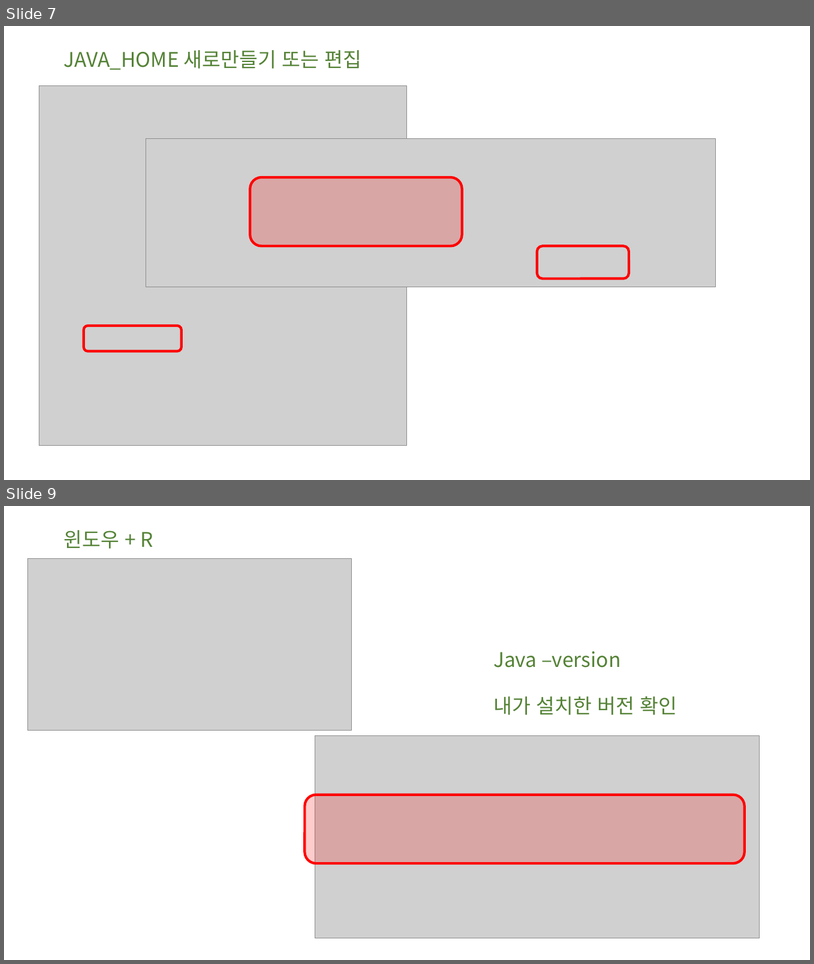
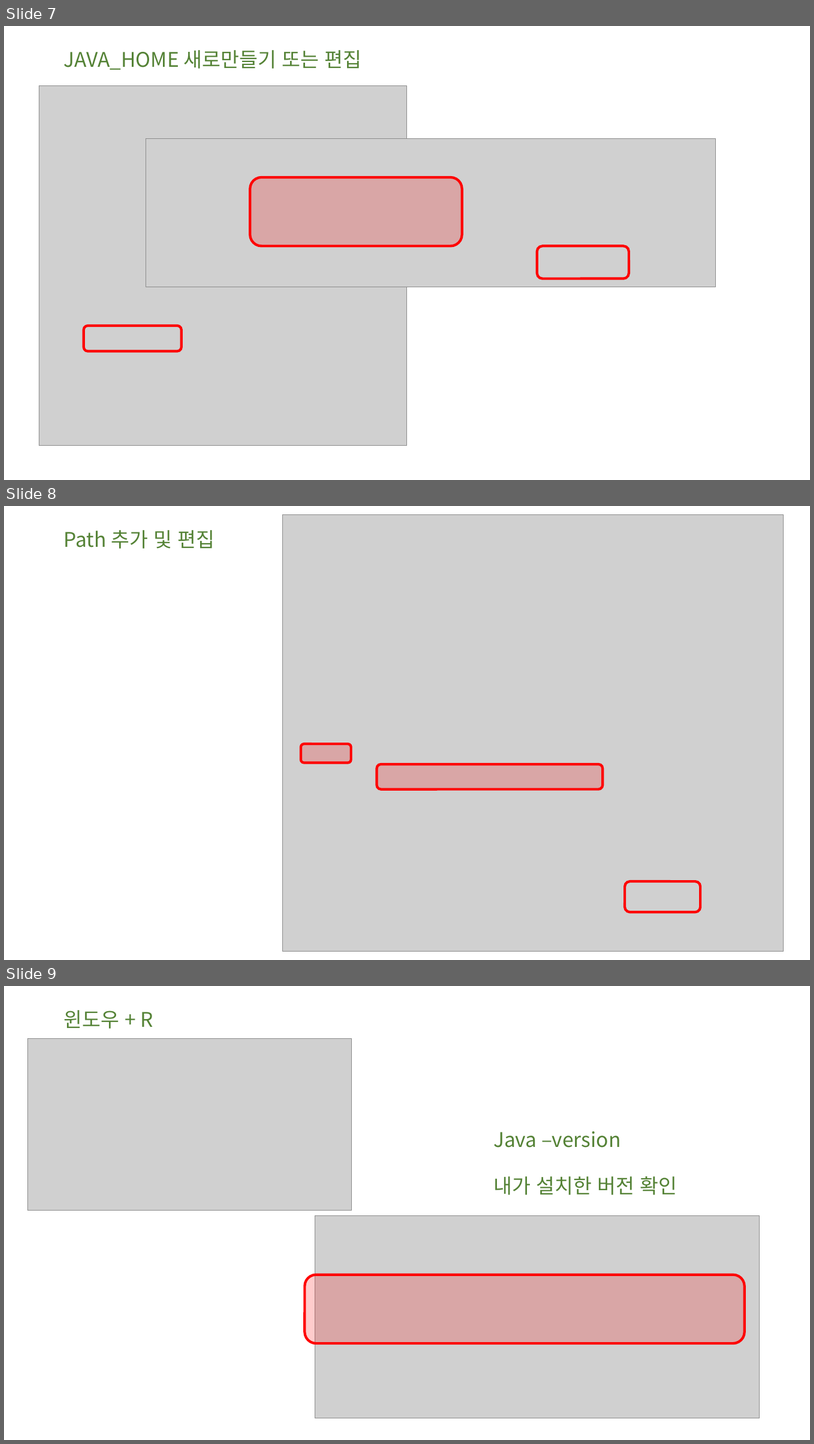
Before and after one commit to skc4365/lectureJspServlet, a slide deck: 이클립스_웹개발 설치순서.pptx. Shown one above the other, each under a label of ours: slides 7 and 9 before the commit, slides 7, 8 and 9 after it; the slides between them are not shown. The pictures are 814x964 and 814x1444 pixels, drawn with LibreOffice and Linux fonts; fonts in the diff are those of the drawing; grey boxes stand for pictures. Boxes give left, top, right and bottom in pixels: in the first picture for what was removed or moved away, otherwise in the second. Text is boxed around its words. In the diff, an @@ line names an element or a change of style, - is before the commit and + after.

```diff
--- a/이클립스_웹개발 설치순서.pptx
+++ b/이클립스_웹개발 설치순서.pptx
@@ slide 8 added at [4, 506, 810, 960], background #FFFFFF @@
@@ picture added at [283, 514, 785, 951] @@
@@ title added at [64, 530, 215, 549], 24 pt, text #548235 @@
+Path 추가 및 편집
@@ rounded rectangle added at [301, 744, 351, 762], fill #FF0000 at 20% opacity, outline #FF0000 3 pt @@
@@ rounded rectangle added at [377, 765, 603, 789], fill #FF0000 at 20% opacity, outline #FF0000 3 pt @@
@@ rounded rectangle added at [625, 881, 701, 912], outline #FF0000 3 pt @@
```
Also in this commit, not shown: 1 slide removed, 1 other file.
